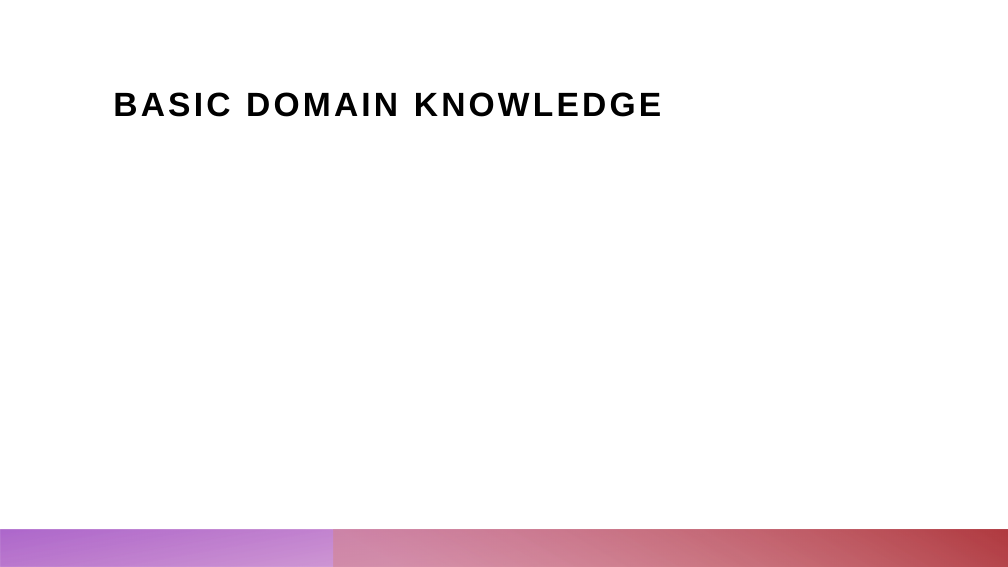
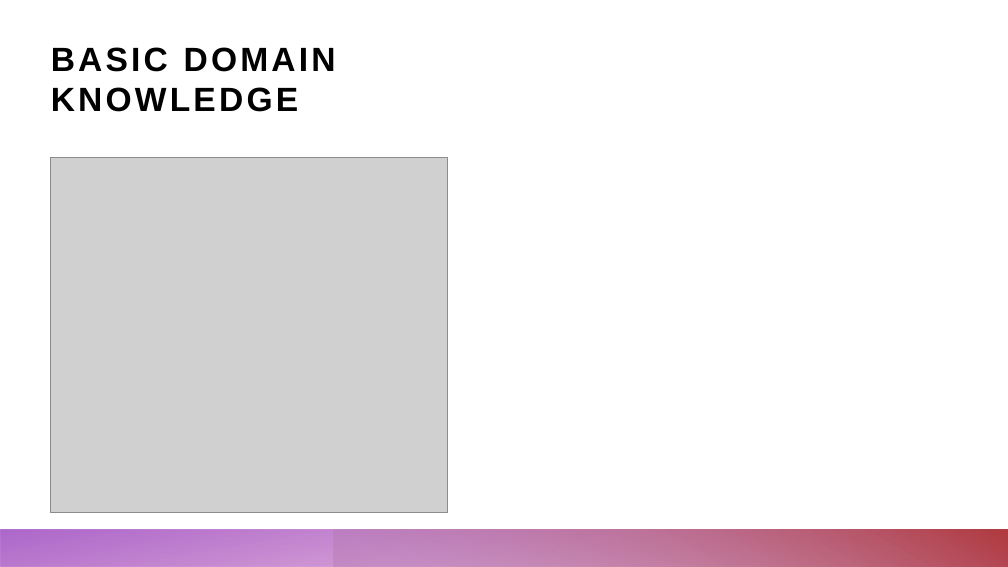
Before and after one commit to ChristopherKunze-Git/AdvancedTimeSeriesCourse-Engineering-Data, a slide deck: slide 3 of 4_Presentation/Blood_glucose_prediction.pptx. Drawn at 1008x567 pixels with LibreOffice and Linux fonts; fonts in the diff are those of the drawing; grey boxes stand for pictures. Boxes give left, top, right and bottom in pixels: in the first picture for what was removed or moved away, otherwise in the second. Text is boxed around its words. In the diff, an @@ line names an element or a change of style, - is before the commit and + after.

```diff
--- a/4_Presentation/Blood_glucose_prediction.pptx
+++ b/4_Presentation/Blood_glucose_prediction.pptx
@@ rectangle added at [0,0,1008,567], fill #FFFFFF @@
@@ title "BASIC DOMAIN KNOWLEDGE": place and size @@
-title "BASIC DOMAIN KNOWLEDGE" at [113,92,661,117]
+title "BASIC DOMAIN KNOWLEDGE" at [51,47,336,112]
@@ title "BASIC DOMAIN KNOWLEDGE" at [51,47,336,112]: vertical alignment middle to top @@
@@ picture added at [51,157,448,513] @@
@@ rectangle added at [0,529,1008,567], fill gradient #B13BA4 to #9F4DC3 @@
@@ rectangle added at [334,529,1008,567], fill gradient #B174A8 to #B13B41 @@
```
Also in this commit, not shown: 6 other slides changed, 3 slides added, 1 slide removed, 5 other files.
